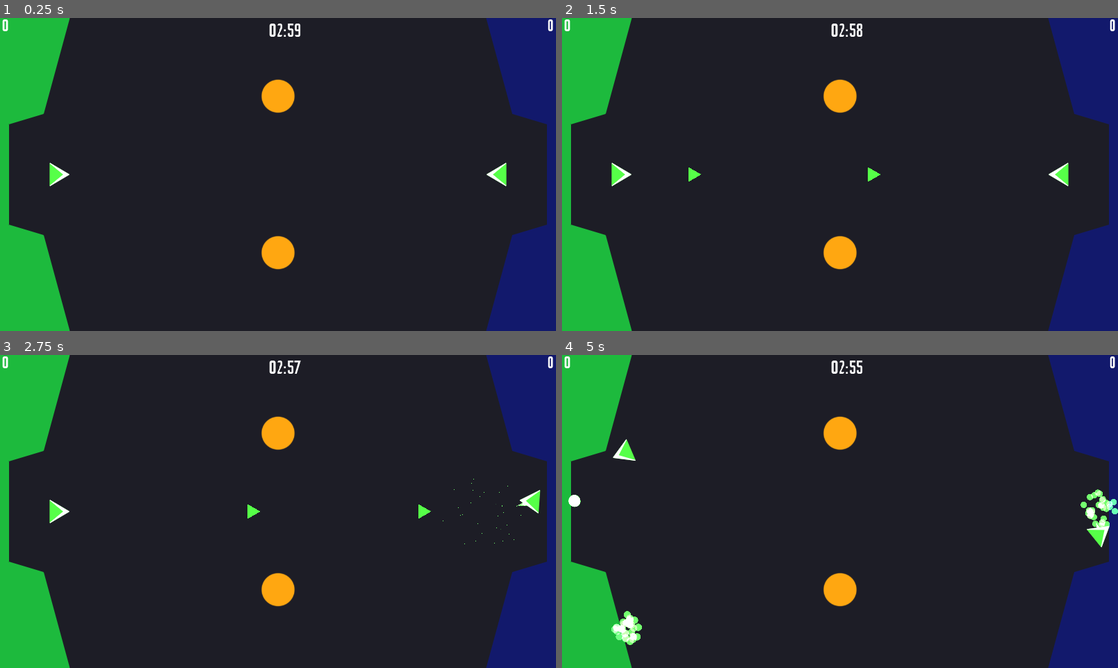
Above: before the commit, frames 1-4 (two rows, left to right).
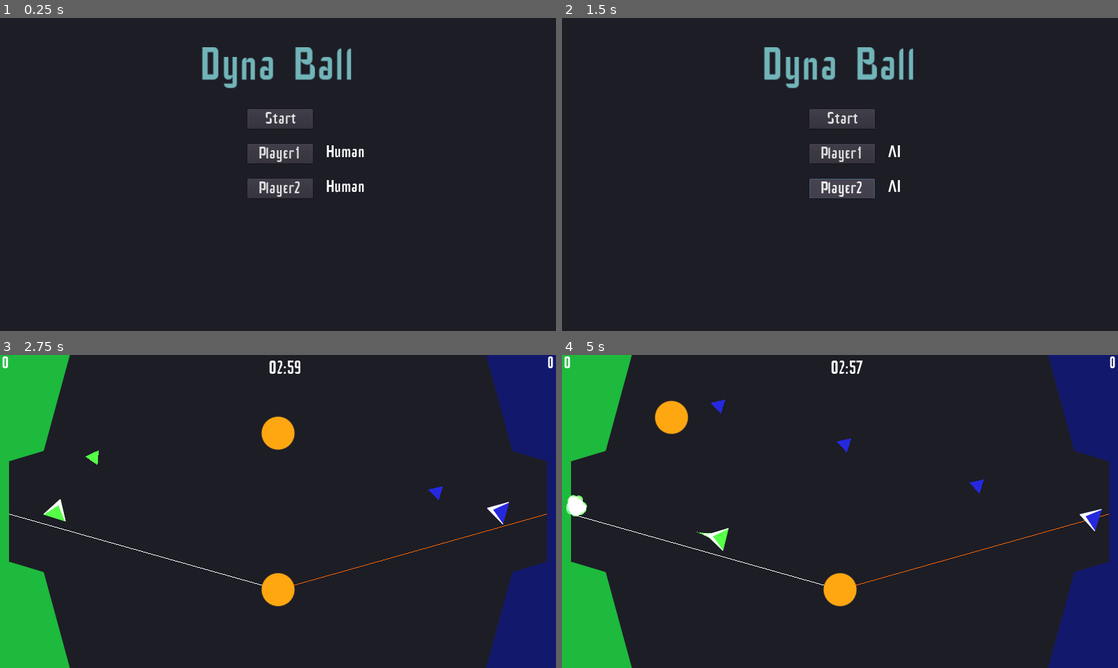
Above: after the commit, the same moments.

Repository: Skorpio-X/Bullet-Ball
Game: Godot game, scene res://start_menu.tscn
Same seed, same stepped clock (60 frames per second), same inputs: the game is played once before the commit and once after it. Before the commit the project starts from res://game_scene.tscn.
Inputs (mouse positions are in pixels of both pictures, inside the frame that each line leads up to):
- Up to frame 1 (0.25 s): no input
- Up to frame 2 (1.5 s): click (840, 152) at 0.5 s, where only the run after the commit has a clickable "Player1"; click (840, 190) at 1.25 s, where only the run after the commit has a clickable "Player2"
- Up to frame 3 (2.75 s): click (278, 455) at 2 s, where only the run after the commit has a clickable "Start"
- Up to frame 4 (5 s): tap Enter (restart) at 2.75 s; hold D (player1_right) 2.78-3.53 s; hold F (player1_shoot) 2.78-3.53 s; hold S (player1_back) 3.53-4.28 s; tap Ctrl (player2_shoot) at 3.6 s; hold D (player1_right) from 4.28 s (still down); hold F (player1_shoot) from 4.28 s (still down)

The runs differ from the first frame. In frame 1, 19% of the frame differs, in the area x 0-100%, y 0-100%; in frame 2, 19%; in frame 3, 0.9%; in frame 4, 2.7%.

Commit message:
Start menu and initial AI added.

Diff:
--- a/Player.gd
+++ b/Player.gd
@@ -15,7 +15,8 @@
 export(String) var move_left = 'player1_left'
 export(String) var move_right = 'player1_right'
 export(String) var color = '57ff49'
-
+# Player 1 color: '57ff49'
+# Player 2 color: '2629df'
 
 func _ready():
 	set_process_input(true)
--- a/PlayerAI.gd
+++ b/PlayerAI.gd
@@ -1,18 +1,52 @@
 extends 'res://Player.gd'
 
+signal fire
+
 var target_ball = null
-onready var direction = Vector2(1, 0).rotated(rotation)
+var direction = Vector2(1, 0)
+var firing = true
+var goal = null
+var goal_pos = Vector2(0, 360)
+var vector_to_goal = Vector2()
+var reflected_vector = Vector2()
+var estimated_ball_position = Vector2()
 
 
+# Doesn't get called if the script is swapped out later.
 func _ready():
 	set_physics_process(true)
-	print(direction)
+	direction.rotated(rotation)
+
 
 func _physics_process(delta):
-	if not target_ball:
-		target_ball = get_parent().get_node('balls').get_children()[randi()%2]
-		print(target_ball)
+	update()
+#	speed = 0
+	if not target_ball or not target_ball.get_ref():
+		var balls = get_parent().get_node('balls').get_children()
+#		print('balls ', balls)
+		if balls:
+			target_ball = weakref(balls[randi()%2])
+#			print(target_ball)
+		else:
+			angle_change = 0
+	else:
+		# Rotate to target.
+		var ball = target_ball.get_ref()
+		estimated_ball_position = ball.position + ball.linear_velocity
+		vector_to_goal = goal_pos - estimated_ball_position
+		reflected_vector = vector_to_goal.reflect(Vector2(0, 1))
+#		var target_vector = ball.position - position
+#
+#		target_vector += ball.linear_velocity
+#		print(target_vector)
+		var orientation = vector_to_goal.rotated(-PI/2).dot(direction)
+	#	print(orientation)
+		if orientation < 0:
+			angle_change = -angle_speed
+		elif orientation > 0:
+			angle_change = angle_speed
 
-	# Rotate to target.
-	var target_vector = target_ball.position - position
-#	print(target_vector)
+		direction = Vector2(1, 0).rotated(rotation)
+
+		if firing:
+			emit_signal('fire')
--- /dev/null
+++ b/TranscendsGames2.tres
@@ -0,0 +1,11 @@
+[gd_resource type="DynamicFont" load_steps=2 format=2]
+
+[ext_resource path="res://TranscendsGames.otf" type="DynamicFontData" id=1]
+
+[resource]
+
+size = 100
+use_mipmaps = true
+use_filter = true
+font_data = ExtResource( 1 )
+_sections_unfolded = [ "Extra Spacing", "Font", "Resource", "Settings" ]
--- a/game_scene.gd
+++ b/game_scene.gd
@@ -21,6 +21,8 @@
 var map = map1.instance()
 var maps = [map1, map2, map3]
 var map_index = 0
+var human_script = preload("res://Player.gd")
+var ai_script = preload("res://PlayerAI.gd")
 
 
 func _ready():
@@ -28,18 +30,23 @@
 	map.name = 'map'
 	add_child(map, true)
 	move_child($map, 0)
-	# Not needed since area2Ds can have multiple collision shapes.
-#	for node in get_tree().get_nodes_in_group('goals1'):
-#		node.connect('body_entered', self, '_on_goal1_body_entered')
-#	for node in get_tree().get_nodes_in_group('goals2'):
-#		node.connect('body_entered', self, '_on_goal2_body_entered')
-	# Old single goal way.
+	# Connect the goals.
 	$map/goal1.connect('body_entered', self, '_on_goal1_body_entered')
 	$map/goal2.connect('body_entered', self, '_on_goal2_body_entered')
+	if global.player1 == 'AI':
+		print($player1.get_script(), ai_script)
+		$player1.set_script(ai_script)
+		$player1.connect('fire', self, '_on_player1_fire')
+		$player1.goal = $map/goal2
+	if global.player2 == 'AI':
+		$player2.set_script(ai_script)
+		$player2.connect('fire', self, '_on_player2_fire')
+		$player2.goal = $map/goal1
 	restart()
 
 
 func _process(delta):
+	update()
 	if Input.is_action_pressed('player1_shoot') and $player1.shoot_timer <= 0:
 		create_projectile($player1)
 		$player1.shoot_timer = .5
@@ -60,7 +67,6 @@
 		map_index += 1
 		map_index %= len(maps)
 		# Add the new map.
-#		map = map1.instance()
 		map = maps[map_index].instance()
 		map.name = 'map'
 		add_child(map, true)
@@ -68,6 +74,8 @@
 		$map/goal1.connect('body_entered', self, '_on_goal1_body_entered')
 		$map/goal2.connect('body_entered', self, '_on_goal2_body_entered')
 		restart()
+	if Input.is_action_pressed('ui_cancel'):
+		get_node("/root/global").goto_scene("res://start_menu.tscn")
 
 	if game_over and Input.is_action_just_pressed('restart'):
 		restart()
@@ -152,3 +160,24 @@
 		text = 'Player2 is the winner!'
 	text += '\nPress Enter to restart.'
 	$winner.text = text
+
+
+func _on_player1_fire():
+	if $player1.shoot_timer <= 0:
+		create_projectile($player1)
+		$player1.shoot_timer = .5
+		$shoot_sound2.play()
+		$shoot_sound3.play()
+
+
+func _on_player2_fire():
+	if $player2.shoot_timer <= 0:
+		create_projectile($player2)
+		$player2.shoot_timer = .5
+		$shoot_sound2.play()
+		$shoot_sound3.play()
+
+func _draw():
+	draw_line($player2.estimated_ball_position, $player2.estimated_ball_position+$player2.vector_to_goal, 'ffffff')
+	draw_line($player2.estimated_ball_position, $player2.estimated_ball_position+$player2.reflected_vector, 'ff6600')
+#	draw_line($player2.position, Vector2(100, 200), '00ff55')
--- a/game_scene.tscn
+++ b/game_scene.tscn
@@ -60,7 +60,7 @@
 "values": [ 0.0, -2.0, 3.7, -3.7, 2.8, 0.0 ]
 }
 
-[node name="scene_root" type="Node2D" index="0"]
+[node name="scene_root" type="Node2D"]
 
 script = ExtResource( 1 )
 __meta__ = {
@@ -107,6 +107,7 @@
 
 position = Vector2( 130, 360 )
 collision_mask = 3
+script = ExtResource( 3 )
 _sections_unfolded = [ "Collision", "Transform" ]
 
 [node name="player2" parent="." index="4" instance=ExtResource( 2 )]
@@ -116,6 +117,11 @@
 collision_mask = 3
 script = ExtResource( 3 )
 _sections_unfolded = [ "Collision", "Transform" ]
+move_forward = "player2_forward"
+move_back = "player2_back"
+move_left = "player2_left"
+move_right = "player2_right"
+color = "2629df"
 
 [node name="points1" type="Label" parent="." index="5"]
 
--- /dev/null
+++ b/global.gd
@@ -0,0 +1,40 @@
+extends Node
+
+var current_scene = null
+var number = 42
+var player1 = 'Human'
+var player2 = 'Human'
+
+func _ready():
+	var root = get_tree().get_root()
+	current_scene = root.get_child(root.get_child_count()-1)
+
+
+func goto_scene(path):
+    # This function will usually be called from a signal callback,
+    # or some other function from the running scene.
+    # Deleting the current scene at this point might be
+    # a bad idea, because it may be inside of a callback or function of it.
+    # The worst case will be a crash or unexpected behavior.
+
+    # The way around this is deferring the load to a later time, when
+    # it is ensured that no code from the current scene is running:
+    call_deferred("_deferred_goto_scene", path)
+
+
+func _deferred_goto_scene(path):
+    # Immediately free the current scene,
+    # there is no risk here.
+    current_scene.free()
+
+    # Load new scene
+    var s = ResourceLoader.load(path)
+
+    # Instance the new scene
+    current_scene = s.instance()
+
+    # Add it to the active scene, as child of root
+    get_tree().get_root().add_child(current_scene)
+
+    # optional, to make it compatible with the SceneTree.change_scene() API
+    get_tree().set_current_scene(current_scene)
--- a/project.godot
+++ b/project.godot
@@ -11,8 +11,12 @@
 [application]
 
 config/name="Dyna Ball"
-run/main_scene="res://game_scene.tscn"
+run/main_scene="res://start_menu.tscn"
 config/icon="res://icon.png"
+
+[autoload]
+
+global="*res://global.gd"
 
 [display]
 
--- /dev/null
+++ b/start_menu.gd
@@ -0,0 +1,34 @@
+extends Control
+
+
+func _ready():
+	$Player1Button/Label.text = global.player1
+	$Player2Button/Label.text = global.player2
+
+
+func _on_change_scene_pressed():
+	get_node("/root/global").goto_scene("res://game_scene.tscn")
+
+
+func _on_Player1Button_pressed():
+	var current_text = $Player1Button/Label.text
+	var new_text = 'Human'
+	if current_text == 'Human':
+		new_text = 'AI'
+	else:
+		new_text = 'Human'
+	print(new_text)
+	$Player1Button/Label.text = new_text
+	global.player1 = new_text
+
+
+func _on_Player2Button_pressed():
+	var current_text = $Player2Button/Label.text
+	var new_text = 'Human'
+	if current_text == 'Human':
+		new_text = 'AI'
+	else:
+		new_text = 'Human'
+	print(new_text)
+	$Player2Button/Label.text = new_text
+	global.player2 = new_text
--- /dev/null
+++ b/start_menu.tscn
@@ -0,0 +1,170 @@
+[gd_scene load_steps=4 format=2]
+
+[ext_resource path="res://start_menu.gd" type="Script" id=1]
+[ext_resource path="res://TranscendsGames2.tres" type="DynamicFont" id=2]
+[ext_resource path="res://TranscendsGames.tres" type="DynamicFont" id=3]
+
+[node name="start_menu" type="Control" index="0"]
+
+anchor_left = 0.0
+anchor_top = 0.0
+anchor_right = 0.0
+anchor_bottom = 0.0
+rect_pivot_offset = Vector2( 0, 0 )
+mouse_filter = 0
+mouse_default_cursor_shape = 0
+size_flags_horizontal = 1
+size_flags_vertical = 1
+script = ExtResource( 1 )
+
+[node name="Label" type="Label" parent="." index="0"]
+
+anchor_left = 0.0
+anchor_top = 0.0
+anchor_right = 0.0
+anchor_bottom = 0.0
+margin_left = 460.0
+margin_top = 60.0
+margin_right = 817.0
+margin_bottom = 265.0
+rect_pivot_offset = Vector2( 0, 0 )
+mouse_filter = 2
+mouse_default_cursor_shape = 0
+size_flags_horizontal = 1
+size_flags_vertical = 4
+custom_fonts/font = ExtResource( 2 )
+custom_colors/font_color = Color( 0.445587, 0.713392, 0.726563, 1 )
+custom_colors/font_color_shadow = Color( 0.186768, 0.213875, 0.265625, 1 )
+text = "Dyna Ball"
+percent_visible = 1.0
+lines_skipped = 0
+max_lines_visible = -1
+_sections_unfolded = [ "Material", "Theme", "Visibility", "custom_colors", "custom_fonts" ]
+
+[node name="StartButton" type="Button" parent="." index="1"]
+
+anchor_left = 0.0
+anchor_top = 0.0
+anchor_right = 0.0
+anchor_bottom = 0.0
+margin_left = 570.0
+margin_top = 210.0
+margin_right = 720.0
+margin_bottom = 255.0
+rect_pivot_offset = Vector2( 0, 0 )
+focus_mode = 2
+mouse_filter = 0
+mouse_default_cursor_shape = 0
+size_flags_horizontal = 1
+size_flags_vertical = 1
+custom_fonts/font = ExtResource( 3 )
+toggle_mode = false
+enabled_focus_mode = 2
+shortcut = null
+group = null
+text = "Start"
+flat = false
+align = 1
+_sections_unfolded = [ "custom_fonts" ]
+
+[node name="Player1Button" type="Button" parent="." index="2"]
+
+editor/display_folded = true
+anchor_left = 0.0
+anchor_top = 0.0
+anchor_right = 0.0
+anchor_bottom = 0.0
+margin_left = 570.0
+margin_top = 290.0
+margin_right = 720.0
+margin_bottom = 335.0
+rect_pivot_offset = Vector2( 0, 0 )
+focus_mode = 2
+mouse_filter = 0
+mouse_default_cursor_shape = 0
+size_flags_horizontal = 1
+size_flags_vertical = 1
+custom_fonts/font = ExtResource( 3 )
+toggle_mode = false
+enabled_focus_mode = 2
+shortcut = null
+group = null
+text = "Player1"
+flat = false
+align = 1
+_sections_unfolded = [ "custom_fonts" ]
+
+[node name="Label" type="Label" parent="Player1Button" index="0"]
+
+anchor_left = 0.0
+anchor_top = 0.0
+anchor_right = 0.0
+anchor_bottom = 0.0
+margin_left = 180.0
+margin_right = 220.0
+margin_bottom = 14.0
+rect_pivot_offset = Vector2( 0, 0 )
+mouse_filter = 2
+mouse_default_cursor_shape = 0
+size_flags_horizontal = 1
+size_flags_vertical = 4
+custom_fonts/font = ExtResource( 3 )
+text = "Human"
+percent_visible = 1.0
+lines_skipped = 0
+max_lines_visible = -1
+_sections_unfolded = [ "custom_fonts" ]
+
+[node name="Player2Button" type="Button" parent="." index="3"]
+
+editor/display_folded = true
+anchor_left = 0.0
+anchor_top = 0.0
+anchor_right = 0.0
+anchor_bottom = 0.0
+margin_left = 570.0
+margin_top = 370.0
+margin_right = 720.0
+margin_bottom = 415.0
+rect_pivot_offset = Vector2( 0, 0 )
+focus_mode = 2
+mouse_filter = 0
+mouse_default_cursor_shape = 0
+size_flags_horizontal = 1
+size_flags_vertical = 1
+custom_fonts/font = ExtResource( 3 )
+toggle_mode = false
+enabled_focus_mode = 2
+shortcut = null
+group = null
+text = "Player2"
+flat = false
+align = 1
+_sections_unfolded = [ "custom_fonts" ]
+
+[node name="Label" type="Label" parent="Player2Button" index="0"]
+
+anchor_left = 0.0
+anchor_top = 0.0
+anchor_right = 0.0
+anchor_bottom = 0.0
+margin_left = 180.0
+margin_right = 273.0
+margin_bottom = 39.0
+rect_pivot_offset = Vector2( 0, 0 )
+mouse_filter = 2
+mouse_default_cursor_shape = 0
+size_flags_horizontal = 1
+size_flags_vertical = 4
+custom_fonts/font = ExtResource( 3 )
+text = "Human"
+percent_visible = 1.0
+lines_skipped = 0
+max_lines_visible = -1
+_sections_unfolded = [ "custom_fonts" ]
+
+[connection signal="pressed" from="StartButton" to="." method="_on_change_scene_pressed"]
+
+[connection signal="pressed" from="Player1Button" to="." method="_on_Player1Button_pressed"]
+
+[connection signal="pressed" from="Player2Button" to="." method="_on_Player2Button_pressed"]
Not shown, added: Credits.txt
